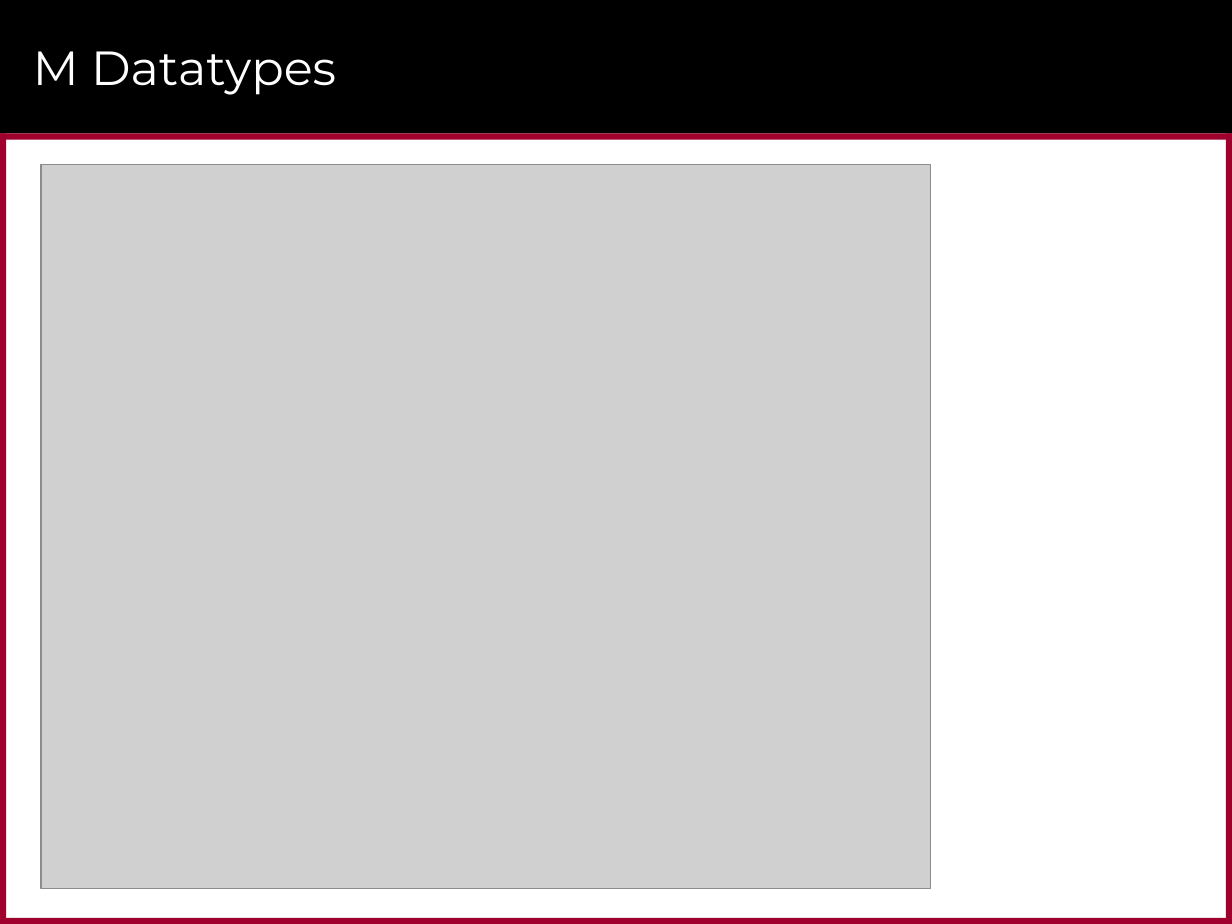
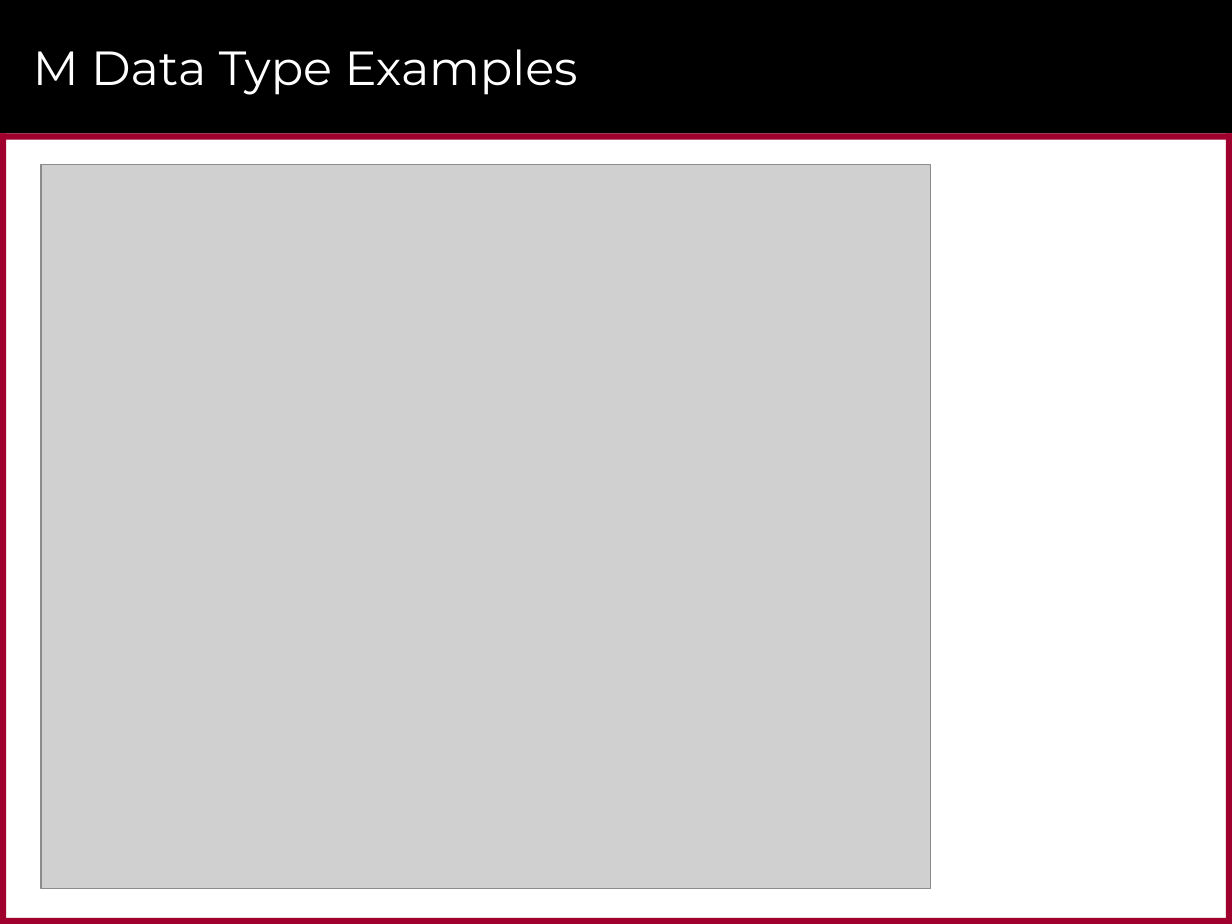
Before and after one commit to CriticalPathTraining/Intro2M, a slide deck: slide 23 of Advanced Query Design.pptx. Drawn at 1232x924 pixels with LibreOffice and Linux fonts; fonts in the diff are those of the drawing; grey boxes stand for pictures; background and template pictures are left out. Boxes give left, top, right and bottom in pixels: in the first picture for what was removed or moved away, otherwise in the second. Text is boxed around its words. In the diff, an @@ line names an element or a change of style, - is before the commit and + after.

```diff
--- a/Advanced Query Design.pptx
+++ b/Advanced Query Design.pptx
@@ title at (x1=33, y1=49, x2=578, y2=95): text changed @@
-M Datatypes
+M Data Type Examples
```
Also in this commit, not shown: 3 other slides changed, 12 other files.
